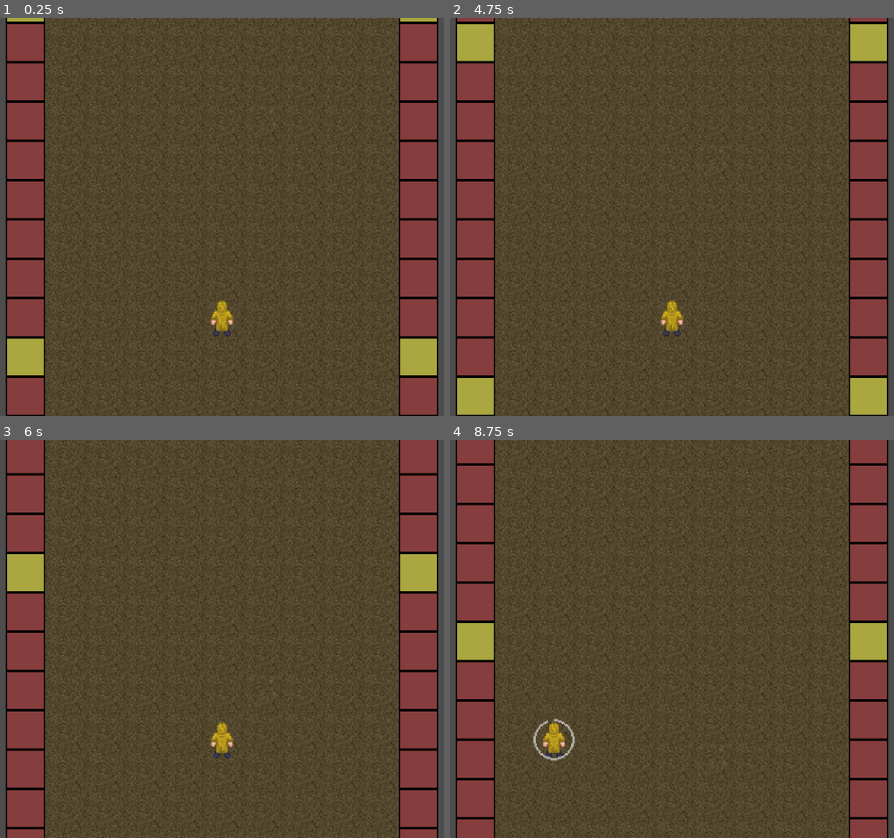
Above: before the commit, frames 1-4 (two rows, left to right).
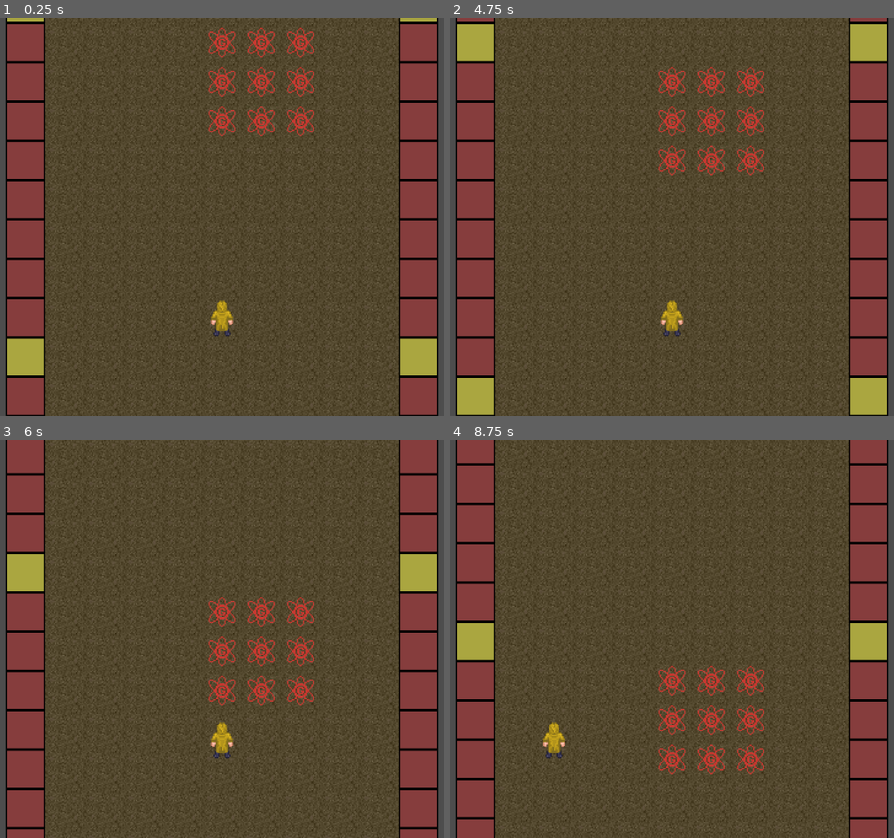
Above: after the commit, the same moments.

Repository: MoustachedMamba/RVCHRNNR
Game: Godot game, scene res://Game.tscn
Two runs of this game, one before a commit and one after it. Both use one fixed random seed, a clock stepped at 60 frames per second and the inputs below.
Inputs (mouse positions are in pixels of both pictures, inside the frame that each line leads up to):
- Up to frame 1 (0.25 s): no input
- Up to frame 2 (4.75 s): tap Enter at 0.5, 2, 3.5 s; move the mouse to (827, 197) at 0.52 s; hold A (a) 0.53-1.28 s; click (827, 197) at 0.67 s; tap C (c) at 0.8, 1.35 s; tap Space at 1.25, 2.75, 4.25 s; move the mouse to (529, 236) at 1.27 s; click (529, 236) at 1.42 s; tap D (d) at 1.55 s; move the mouse to (743, 129) at 2.02 s; hold D (d) 2.03-2.78 s; click (743, 129) at 2.3 s; move the mouse to (636, 296) at 2.77 s; click (636, 296) at 2.85 s; tap S (s) at 3.05 s; move the mouse to (885, 276) at 3.52 s; hold S (s) 3.53-4.28 s; click (885, 276) at 3.67 s; tap Shift (shift) at 3.8, 4.35 s; move the mouse to (458, 157) at 4.27 s; click (458, 157) at 4.42 s; tap W (w) at 4.55 s
- Up to frame 3 (6 s): move the mouse to (257, 639) at 5.02 s; hold W (w) 5.03-5.78 s; click (257, 639) at 5.17 s; tap Alt (stop, bound only after the commit) at 5.3, 5.85 s; move the mouse to (115, 539) at 5.77 s; click (115, 539) at 5.92 s
- Up to frame 4 (8.75 s): tap A (a) at 6.05 s; move the mouse to (827, 619) at 6.52 s; hold A (a) 6.53-7.28 s; click (827, 619) at 6.67 s; tap C (c) at 6.8, 7.35 s; move the mouse to (552, 738) at 7.27 s; click (552, 738) at 7.42 s; tap D (d) at 7.55 s; move the mouse to (632, 738) at 8.02 s; hold D (d) from 8.03 s (still down); click (632, 738) at 8.3 s

The runs differ from the first frame. In frame 1, 1.6% of the frame differs, in the area x 47-71%, y 2-30%; in frame 2, 1.6%; in frame 3, 1.6%; in frame 4, 1.8%, in the area x 18-71%, y 56-84%.

Commit message:
pizda obnova
ahui stoka fich!!1! (2)

Diff:
--- a/Game.tscn
+++ b/Game.tscn
@@ -1,8 +1,9 @@
-[gd_scene load_steps=6 format=3 uid="uid://dgteg88tqr32r"]
+[gd_scene load_steps=7 format=3 uid="uid://dgteg88tqr32r"]
 
 [ext_resource type="Script" path="res://Game.gd" id="1_7mxvr"]
 [ext_resource type="PackedScene" uid="uid://duycglnwfyku3" path="res://Scenes/Player.tscn" id="2_rroqc"]
 [ext_resource type="Script" path="res://MapController.gd" id="4_yb80y"]
+[ext_resource type="PackedScene" uid="uid://cxp7p0wlj2s8p" path="res://Scenes/Anomalies/Rvach.tscn" id="4_yw45p"]
 
 [sub_resource type="RectangleShape2D" id="RectangleShape2D_ktjp5"]
 size = Vector2(1089.94, 52.7043)
@@ -36,6 +37,9 @@
 position = Vector2(0, -448)
 shape = SubResource("RectangleShape2D_ktjp5")
 
+[node name="Rvach" parent="Map" instance=ExtResource("4_yw45p")]
+position = Vector2(32, -208)
+
 [node name="MainCamera" type="Camera2D" parent="." node_paths=PackedStringArray("player")]
 zoom = Vector2(2, 2)
 script = SubResource("GDScript_js3b4")
--- a/MapController.gd
+++ b/MapController.gd
@@ -2,6 +2,9 @@
 
 
 signal step_finished
+
+
+var CURRENT_OFFSET: = Vector2(0.0, 320)
 
 
 @export var player: CharacterBody2D
@@ -27,14 +30,15 @@
 
 
 func make_step():
+	CURRENT_OFFSET -= Vector2(0, 32)
 	var tween := create_tween()
 	tween.tween_property(self, "position", Vector2(position.x, position.y + 32), 1 / STEP_SPEED)
+	print(tween)
 	await tween.finished
 	step_finished.emit()
 
 
 func spawn_new_chunk():
-	print("Spawned new chunk.")
 	var new_chunk := CHUNK.instantiate()
 	new_chunk.position.y = -288 * CHUNK_COUNTER
 	new_chunk.position.x = -176
@@ -43,7 +47,6 @@
 	CHUNK_COUNTER += 1
 	if CHUNK_COUNTER > 3:
 		var chunk_to_delete = CHUNK_LIST.pop_front()
-		print("Deleteting chunk!")
 		chunk_to_delete.queue_free()
 
 
--- /dev/null
+++ b/Scenes/Anomalies/Rvach.gd
@@ -0,0 +1,59 @@
+extends Node2D
+
+
+enum {UP, UPRIGHT, RIGHT, DOWNRIGHT, DOWN, DOWNLEFT, LEFT, UPLEFT}
+
+
+@onready var map = get_parent()
+@onready var suction_area: Area2D = $SuctionArea
+@onready var kill_zone: Area2D = $KillZone
+@onready var vsos_timer: Timer = $VsosTimer
+
+
+@onready var inner_push_zones: Dictionary = {
+	UP: $InnerPushZones/Up,
+	UPRIGHT: $InnerPushZones/UpRight,
+	RIGHT: $InnerPushZones/Right,
+	DOWNRIGHT: $InnerPushZones/DownRight,
+	DOWN: $InnerPushZones/Down,
+	DOWNLEFT: $InnerPushZones/DownLeft,
+	LEFT: $InnerPushZones/Left,
+	UPLEFT: $InnerPushZones/UpLeft
+}
+
+
+func _on_suction_area_body_entered(body):
+	if body.name == "Player":
+		if body.is_crawling:
+			await body.crawl_finished
+		elif body.is_moving:
+			await map.step_finished
+	suck(body)
+	activate()
+
+
+func suck(body):
+	if body.name == "Player":
+		body.lock_controls(true, true, false)
+		body.state_machine.change_state("Prone")
+		body.stop_tweens()
+	print("VSOS")
+	var tween := create_tween()
+	tween.tween_property(body, "position", self.position + map.position + Vector2(0, 0), 0.1)
+	await tween.finished
+
+
+func push_out(body):
+	pass
+
+
+func activate():
+	vsos_timer.start()
+	await vsos_timer.timeout
+	for body in suction_area.get_overlapping_bodies():
+		suck(body)
+	vsos_timer.start()
+	await vsos_timer.timeout
+	for body in kill_zone.get_overlapping_bodies():
+		print("LOPAEMSYA")
+		body.LOPNUT()
--- a/Scenes/Anomalies/Rvach.tscn
+++ b/Scenes/Anomalies/Rvach.tscn
@@ -1,68 +1,169 @@
-[gd_scene load_steps=3 format=3 uid="uid://cxp7p0wlj2s8p"]
+[gd_scene load_steps=6 format=3 uid="uid://cxp7p0wlj2s8p"]
 
 [ext_resource type="Texture2D" uid="uid://bel1pmyvc0ou1" path="res://Assets/Sprites/anomalies.png" id="1_ao8er"]
+[ext_resource type="Script" path="res://Scenes/Anomalies/Rvach.gd" id="1_tt5hc"]
 
 [sub_resource type="RectangleShape2D" id="RectangleShape2D_rn0ql"]
 size = Vector2(96, 96)
 
+[sub_resource type="RectangleShape2D" id="RectangleShape2D_03xiu"]
+
+[sub_resource type="RectangleShape2D" id="RectangleShape2D_7u140"]
+size = Vector2(32, 32)
+
 [node name="Rvach" type="Node2D"]
+script = ExtResource("1_tt5hc")
 
 [node name="Sprite" type="Node2D" parent="."]
 
 [node name="RedThing" type="Sprite2D" parent="Sprite"]
+z_index = 3
 texture = ExtResource("1_ao8er")
 hframes = 7
 frame = 2
 
 [node name="RedThing2" type="Sprite2D" parent="Sprite"]
+z_index = 3
 position = Vector2(-32, 0)
 texture = ExtResource("1_ao8er")
 hframes = 7
 frame = 2
 
 [node name="RedThing3" type="Sprite2D" parent="Sprite"]
+z_index = 3
 position = Vector2(-32, -32)
 texture = ExtResource("1_ao8er")
 hframes = 7
 frame = 2
 
 [node name="RedThing4" type="Sprite2D" parent="Sprite"]
+z_index = 3
 position = Vector2(0, 32)
 texture = ExtResource("1_ao8er")
 hframes = 7
 frame = 2
 
 [node name="RedThing5" type="Sprite2D" parent="Sprite"]
+z_index = 3
 position = Vector2(32, 32)
 texture = ExtResource("1_ao8er")
 hframes = 7
 frame = 2
 
 [node name="RedThing6" type="Sprite2D" parent="Sprite"]
+z_index = 3
 position = Vector2(32, 0)
 texture = ExtResource("1_ao8er")
 hframes = 7
 frame = 2
 
 [node name="RedThing7" type="Sprite2D" parent="Sprite"]
+z_index = 3
 position = Vector2(32, -32)
 texture = ExtResource("1_ao8er")
 hframes = 7
 frame = 2
 
 [node name="RedThing8" type="Sprite2D" parent="Sprite"]
+z_index = 3
 position = Vector2(0, -32)
 texture = ExtResource("1_ao8er")
 hframes = 7
 frame = 2
 
 [node name="RedThing9" type="Sprite2D" parent="Sprite"]
+z_index = 3
 position = Vector2(-32, 32)
 texture = ExtResource("1_ao8er")
 hframes = 7
 frame = 2
 
-[node name="Area2D" type="Area2D" parent="."]
+[node name="SuctionArea" type="Area2D" parent="."]
 
-[node name="CollisionShape2D" type="CollisionShape2D" parent="Area2D"]
+[node name="CollisionShape2D" type="CollisionShape2D" parent="SuctionArea"]
 shape = SubResource("RectangleShape2D_rn0ql")
+
+[node name="KillZone" type="Area2D" parent="."]
+
+[node name="CollisionShape2D" type="CollisionShape2D" parent="KillZone"]
+shape = SubResource("RectangleShape2D_03xiu")
+
+[node name="InnerPushZones" type="Node2D" parent="."]
+
+[node name="Up" type="Area2D" parent="InnerPushZones"]
+position = Vector2(0, -32)
+
+[node name="CollisionShape2D" type="CollisionShape2D" parent="InnerPushZones/Up"]
+shape = SubResource("RectangleShape2D_7u140")
+
+[node name="RayCast2D" type="RayCast2D" parent="InnerPushZones/Up"]
+target_position = Vector2(0, -32)
+
+[node name="UpRight" type="Area2D" parent="InnerPushZones"]
+position = Vector2(32, -32)
+
+[node name="CollisionShape2D" type="CollisionShape2D" parent="InnerPushZones/UpRight"]
+shape = SubResource("RectangleShape2D_7u140")
+
+[node name="RayCast2D" type="RayCast2D" parent="InnerPushZones/UpRight"]
+target_position = Vector2(32, -32)
+
+[node name="Right" type="Area2D" parent="InnerPushZones"]
+position = Vector2(32, 0)
+
+[node name="CollisionShape2D" type="CollisionShape2D" parent="InnerPushZones/Right"]
+shape = SubResource("RectangleShape2D_7u140")
+
+[node name="RayCast2D" type="RayCast2D" parent="InnerPushZones/Right"]
+target_position = Vector2(32, 0)
+
+[node name="DownRight" type="Area2D" parent="InnerPushZones"]
+position = Vector2(32, 32)
+
+[node name="CollisionShape2D" type="CollisionShape2D" parent="InnerPushZones/DownRight"]
+shape = SubResource("RectangleShape2D_7u140")
+
+[node name="RayCast2D" type="RayCast2D" parent="InnerPushZones/DownRight"]
+target_position = Vector2(32, 32)
+
+[node name="Down" type="Area2D" parent="InnerPushZones"]
+position = Vector2(0, 32)
+
+[node name="CollisionShape2D" type="CollisionShape2D" parent="InnerPushZones/Down"]
+shape = SubResource("RectangleShape2D_7u140")
+
+[node name="RayCast2D" type="RayCast2D" parent="InnerPushZones/Down"]
+target_position = Vector2(0, 32)
+
+[node name="DownLeft" type="Area2D" parent="InnerPushZones"]
+position = Vector2(-32, 32)
+
+[node name="CollisionShape2D" type="CollisionShape2D" parent="InnerPushZones/DownLeft"]
+shape = SubResource("RectangleShape2D_7u140")
+
+[node name="RayCast2D" type="RayCast2D" parent="InnerPushZones/DownLeft"]
+target_position = Vector2(-32, 32)
+
+[node name="Left" type="Area2D" parent="InnerPushZones"]
+position = Vector2(-32, 0)
+
+[node name="CollisionShape2D" type="CollisionShape2D" parent="InnerPushZones/Left"]
+shape = SubResource("RectangleShape2D_7u140")
+
+[node name="RayCast2D" type="RayCast2D" parent="InnerPushZones/Left"]
+target_position = Vector2(-32, 0)
+
+[node name="UpLeft" type="Area2D" parent="InnerPushZones"]
+position = Vector2(-32, -32)
+
+[node name="CollisionShape2D" type="CollisionShape2D" parent="InnerPushZones/UpLeft"]
+shape = SubResource("RectangleShape2D_7u140")
+
+[node name="RayCast2D" type="RayCast2D" parent="InnerPushZones/UpLeft"]
+target_position = Vector2(-32, -32)
+
+[node name="VsosTimer" type="Timer" parent="."]
+wait_time = 2.0
+one_shot = true
+
+[connection signal="body_entered" from="SuctionArea" to="." method="_on_suction_area_body_entered"]
--- a/Scenes/DeathScreen.tscn
+++ b/Scenes/DeathScreen.tscn
@@ -3,9 +3,15 @@
 [ext_resource type="Texture2D" uid="uid://c8g054a2okjc0" path="res://Assets/Sprites/deathscreen.PNG" id="1_ghd5x"]
 
 [node name="DeathScreen" type="TextureRect"]
+z_index = 100
 anchors_preset = 15
 anchor_right = 1.0
 anchor_bottom = 1.0
+offset_left = -104.0
+offset_top = -128.0
+offset_right = -12.0
+offset_bottom = -128.0
 grow_horizontal = 2
 grow_vertical = 2
 texture = ExtResource("1_ghd5x")
+stretch_mode = 3
--- a/Scenes/FSM/PlayerController/Moving.gd
+++ b/Scenes/FSM/PlayerController/Moving.gd
@@ -22,19 +22,19 @@
 		await player.step_timer.timeout
 		player.strafe_locked = false
 		player.step_locked = false
-		state_machine._transition_to_next_state(LOOKING)
+		state_machine.change_state(LOOKING)
 
 	if _event.is_action_pressed("shift"):
 		await player.step_timer.timeout
-		state_machine._transition_to_next_state(RUNNING)
+		state_machine.change_state(RUNNING)
 
 	if Input.is_action_just_released("shift"):
 		await player.step_timer.timeout
-		state_machine._transition_to_next_state(MOVING)
+		state_machine.change_state(MOVING)
 
 	if _event.is_action_pressed("c"):
 		if player.is_moving:
 			await player.map.step_finished
-			state_machine._transition_to_next_state(PRONE)
+			state_machine.change_state(PRONE)
 		else:
-			state_machine._transition_to_next_state(PRONE)
+			state_machine.change_state(PRONE)
--- a/Scenes/FSM/PlayerController/Prone.gd
+++ b/Scenes/FSM/PlayerController/Prone.gd
@@ -5,8 +5,11 @@
 	player.LEFT: _left_crawl,
 	player.RIGHT: _right_crawl,
 	player.UP: _up_crawl,
-	player.RIGHTUP: _rightup_crawl,
-	player.LEFTUP: _leftup_crawl
+	player.UPRIGHT: _rightup_crawl,
+	player.UPLEFT: _leftup_crawl,
+	player.DOWNRIGHT: _rightdown_crawl,
+	player.DOWNLEFT: _leftdown_crawl,
+	player.DOWN: _down_crawl
 }
 
 
@@ -16,10 +19,8 @@
 
 func handle_input(_event: InputEvent) -> void:
 	if _event.is_action_pressed("c"):
-		var tween := create_tween()
-		tween.tween_property(player.progress_bar, "value", 100, 1)
-		await tween.finished
-		player.progress_bar.value = 0
+		player.stand()
+		await player.stand_finished
 		state_machine._transition_to_next_state(MOVING)
 
 
@@ -34,24 +35,12 @@
 func enter(previous_state_path: String, data := {}) -> void:
 	for key in dic.keys():
 		player.area[key].input_event.connect(dic[key])
-
-	player.strafe_locked = true
-	player.step_locked = true
-	var tween := create_tween()
-	tween.tween_property(player.sprite, "rotation", 90 * PI / 180, 0.1)
-	await tween.finished
+	player.fall()
 
 
 func exit() -> void:
 	for key in dic.keys():
 		player.area[key].input_event.disconnect(dic[key])
-
-	player.strafe_locked = false
-	player.step_locked = false
-	var tween := create_tween()
-	tween.tween_property(player.sprite, "rotation", 0, 0.1)
-	await tween.finished
-
 
 
 func _left_crawl(_viewport: Node, _event: InputEvent, _shape_idx: int):
@@ -71,9 +60,24 @@
 
 func _leftup_crawl(_viewport: Node, _event: InputEvent, _shape_idx: int):
 	if _event.is_action_pressed("leftclick") and not player.is_moving:
-		player.crawl(player.LEFTUP)
+		player.crawl(player.UPLEFT)
 
 
 func _rightup_crawl(_viewport: Node, _event: InputEvent, _shape_idx: int):
 	if _event.is_action_pressed("leftclick") and not player.is_moving:
-		player.crawl(player.RIGHTUP)
+		player.crawl(player.UPRIGHT)
+
+
+func _down_crawl(_viewport: Node, _event: InputEvent, _shape_idx: int):
+	if _event.is_action_pressed("leftclick") and not player.is_moving:
+		player.crawl(player.DOWN)
+
+
+func _leftdown_crawl(_viewport: Node, _event: InputEvent, _shape_idx: int):
+	if _event.is_action_pressed("leftclick") and not player.is_moving:
+		player.crawl(player.DOWNLEFT)
+
+
+func _rightdown_crawl(_viewport: Node, _event: InputEvent, _shape_idx: int):
+	if _event.is_action_pressed("leftclick") and not player.is_moving:
+		player.crawl(player.DOWNRIGHT)
--- a/Scenes/FSM/PlayerController/Running.gd
+++ b/Scenes/FSM/PlayerController/Running.gd
@@ -22,5 +22,6 @@
 
 
 func exit() -> void:
+#	await player.run_timer.timeout  # Is it needed?
 	player.strafe_locked = false
 	player.run_timer.timeout.disconnect(player.make_step)
--- a/Scenes/FSM/StateMachine.gd
+++ b/Scenes/FSM/StateMachine.gd
@@ -12,7 +12,6 @@
 		state_node.finished.connect(_transition_to_next_state)
 	await owner.ready
 	state.enter("")
-	print("READY")
 
 
 func _unhandled_input(event: InputEvent) -> void:
@@ -35,3 +34,14 @@
 	state.exit()
 	state = get_node(target_state_path)
 	state.enter(previous_state_path, data)
+
+
+# TODO: Refactor code to use this func instead of _transition_to_next_state
+func change_state(target_state_path: String, data: Dictionary = {}) -> void:
+	if not has_node(target_state_path):
+		printerr(owner.name + ": State does not exist! " + target_state_path)
+		return
+	var previous_state_path := state.name
+	state.exit()
+	state = get_node(target_state_path)
+	state.enter(previous_state_path, data)
--- a/Scenes/Player.gd
+++ b/Scenes/Player.gd
@@ -1,60 +1,103 @@
 extends CharacterBody2D
 
+signal step_finished
+signal crawl_finished
+signal stand_finished
+signal force_move_finished
+
 
 enum DIRECTION {LEFT, RIGHT}
-enum {LEFT, RIGHT, LEFTUP, RIGHTUP, UP}
+enum {UP, UPRIGHT, RIGHT, DOWNRIGHT, DOWN, DOWNLEFT, LEFT, UPLEFT}
 
 @export var map: Node2D
 @export var speed: float = 25.0
 
-@onready var sprite = $Sprite2D
-
-@onready var run_timer = $RunTimer
+@onready var sprite: Sprite2D = $Sprite2D
+
+@onready var run_timer: Timer = $RunTimer
 @onready var step_timer: Timer = $StepTimer
 
+# Это пиздец
 @onready var left_raycast: RayCast2D = $Ray/LeftRayCast
 @onready var right_raycast: RayCast2D = $Ray/RightRayCast
 @onready var forward_raycast: RayCast2D = $Ray/ForwardRayCast
 @onready var leftup_raycast: RayCast2D = $Ray/LeftUpRayCast
 @onready var rightup_raycast: RayCast2D = $Ray/RightUpRayCast
+@onready var down_raycast: RayCast2D = $Ray/DownRayCast
+@onready var rightdown_raycast: RayCast2D = $Ray/RightDownRayCast
+@onready var leftdown_raycast: RayCast2D = $Ray/LeftDownRayCast
+
+
 @onready var ray: Dictionary = {
 	LEFT: left_raycast,
 	RIGHT: right_raycast,
-	LEFTUP: leftup_raycast,
-	RIGHTUP: rightup_raycast,
-	UP: forward_raycast
+	UPLEFT: leftup_raycast,
+	UPRIGHT: rightup_raycast,
+	UP: forward_raycast,
+	DOWNLEFT: leftdown_raycast,
+	DOWNRIGHT: rightdown_raycast,
+	DOWN: down_raycast
 }
 
+# Это тоже
 @onready var left_area = $Areas/Left
 @onready var right_area = $Areas/Right
 @onready var up_area = $Areas/Up
 @onready var left_up_area = $Areas/LeftUp
 @onready var right_up_area = $Areas/RightUp
+@onready var rightdown_area = $Areas/RightDown
+@onready var down_area = $Areas/Down
+@onready var leftdown_area = $Areas/LeftDown
+
+
+
 @onready var area: Dictionary = {
 	LEFT: left_area,
 	RIGHT: right_area,
 	UP: up_area,
-	LEFTUP: left_up_area,
-	RIGHTUP: right_up_area
+	UPLEFT: left_up_area,
+	UPRIGHT: right_up_area,
+	DOWNLEFT: leftdown_area,
+	DOWNRIGHT: rightdown_area,
+	DOWN: down_area
 }
 
 @onready var music: AudioStreamPlayer2D = $Music
+@onready var death_sound: AudioStreamPlayer = $Death
 @onready var progress_bar: TextureProgressBar = $ProgressBar
+
+
+
+@onready var state_machine: StateMachine = $StateMachine
 
 
 var strafe_locked: bool = false
 var step_locked: bool = false
+var crawl_locked: bool = false
 
 var is_moving: bool = false
 var is_strafing: bool = false
-
-
-func _unhandled_input(event):
+var is_crawling: bool = false
+
+# TWEENS
+@onready var strafe_tween: Tween
+@onready var crawl_tween: Tween
+@onready var fall_tween: Tween
+@onready var stand_tween: Tween
+
+
+# Interface
+@onready var deathscreen := preload("res://Scenes/DeathScreen.tscn")
+
+
+func _unhandled_input(event) -> void:
 	if event.is_action_pressed("esc"):
 		get_tree().quit()
-
-
-func strafe(dir: DIRECTION):
+	if event.is_action_pressed("stop"):
+		stop_tweens()
+
+
+func strafe(dir: DIRECTION) -> void:
 	var new_pos: float
 
 	left_raycast.force_raycast_update()
@@ -76,15 +119,15 @@
 			return
 		new_pos = self.position.x + 32
 	is_strafing = true
-	var tween := create_tween()
-	tween.tween_property(self, "position:x", new_pos, 1 / speed)
+	strafe_tween = create_tween()
+	strafe_tween.tween_property(self, "position:x", new_pos, 1 / speed)
 	strafe_locked = true
-	await tween.finished
+	await strafe_tween.finished
 	is_strafing = false
 	strafe_locked = false
 
 
-func make_step():
+func make_step() -> void:
 	forward_raycast.force_raycast_update()
 	if step_locked or forward_raycast.is_colliding():
 		return
@@ -96,38 +139,106 @@
 	map.make_step()
 	await map.step_finished
 	is_moving = false
+	step_finished.emit()
 
 
 func crawl(dir) -> void:
+	if crawl_locked:
+		return
+	lock_controls(true, true, true)
 	var pos_delta: Dictionary = {
 		LEFT: Vector2(-32, 0),
 		UP: Vector2(0, -32),
 		RIGHT: Vector2(32, 0),
-		LEFTUP: Vector2(-32, -32),
-		RIGHTUP: Vector2(32, -32)
+		UPLEFT: Vector2(-32, -32),
+		UPRIGHT: Vector2(32, -32),
+		DOWN: Vector2(0, 32),
+		DOWNRIGHT: Vector2(32, 32),
+		DOWNLEFT: Vector2(-32, 32)
 	}
-	var tween := create_tween()
-	tween.tween_property(progress_bar, "value", 100, 1)
+	for k in ray.keys():
+		ray[k].force_raycast_update()
+	if ray[dir].is_colliding():
+		return
+	is_crawling = true
+	crawl_tween = create_tween()
+	crawl_tween.tween_property(progress_bar, "value", 100, 1)
+	await crawl_tween.finished
+
+	var tween = create_tween()
+	is_moving = true
+	lock_controls()
+	tween.tween_property(self, "position", position + pos_delta[dir], 0.1)
 	await tween.finished
-	force_move(self.position + pos_delta[dir], 10)
+	unlock_controls()
+	is_moving = false
 	progress_bar.value = 0
-
-
-func force_move(pos: Vector2, speed: float) -> void:
-	var tween := create_tween()
+	is_crawling = false
+	crawl_finished.emit()
+
+
+func stop_crawl():
+	if crawl_tween:
+		if crawl_tween.is_running():
+			crawl_tween.kill()
+			progress_bar.value = 0
+
+
+func fall() -> void:
+	lock_controls(true, true, false)
+	var fall_tween = create_tween()
+	fall_tween.tween_property(sprite, "rotation", 90 * PI / 180, 0.1)
+	await fall_tween.finished
+
+
+func stand() -> void:
+	stand_tween = create_tween()
+	stand_tween.tween_property(progress_bar, "value", 100, 1)
+	await stand_tween.finished
+	progress_bar.value = 0
+	lock_controls(false, false, true)
+	var tween = create_tween()
+	tween.tween_property(sprite, "rotation", 0, 0.1)
+	await tween.finished
+	stand_finished.emit()
+
+
+func stop_stand() -> void:
+	if stand_tween:
+		if stand_tween.is_running():
+			stand_tween.kill()
+			progress_bar.value = 0
+
+
+func force_move(pos: Vector2, move_speed: float) -> void:
+	var tween = create_tween()
 	is_moving = true
-	_lock_controls()
-	tween.tween_property(self, "position", pos, 1 / speed)
+	lock_controls()
+	tween.tween_property(self, "position", pos, 1 / move_speed)
 	await tween.finished
-	_unlock_controls()
+	unlock_controls()
 	is_moving = false
 
 
-func _lock_controls() -> void:
-	step_locked = true
-	strafe_locked = true
-
-
-func _unlock_controls() -> void:
-	step_locked = false
-	strafe_locked = false
+func lock_controls(lc_step: bool = true, lc_strafe: bool = true, lc_crawl: bool = true) -> void:
+	step_locked = lc_step
+	strafe_locked = lc_strafe
+	crawl_locked = lc_crawl
+
+
+func unlock_controls(step: bool = true, strafe: bool = true, crawl: bool = true) -> void:
+	step_locked = !step
+	strafe_locked = !strafe
+	crawl_locked = !crawl
+
+
+func stop_tweens():
+	stop_crawl()
+	stop_stand()
+
+
+func LOPNUT():
+	var ds := deathscreen.instantiate()
+	music.stop()
+	death_sound.play()
+	self.add_child(ds)
--- a/Scenes/Player.tscn
+++ b/Scenes/Player.tscn
@@ -10,6 +10,7 @@
 [ext_resource type="Script" path="res://Scenes/FSM/PlayerController/Running.gd" id="8_aa2ku"]
 [ext_resource type="Script" path="res://Scenes/FSM/PlayerController/Looking.gd" id="8_wkhrb"]
 [ext_resource type="Script" path="res://Scenes/FSM/PlayerController/Prone.gd" id="9_varcg"]
+[ext_resource type="AudioStream" uid="uid://c7f3numlqk87o" path="res://Assets/Sounds/death.mp3" id="11_8hw8f"]
 
 [sub_resource type="RectangleShape2D" id="RectangleShape2D_ppbvu"]
 size = Vector2(30, 30)
@@ -23,11 +24,6 @@
 
 [node name="PlayerCollision" type="CollisionShape2D" parent="."]
 shape = SubResource("RectangleShape2D_ppbvu")
-
-[node name="Music" type="AudioStreamPlayer2D" parent="."]
-stream = ExtResource("3_r6ajn")
-attenuation = 1e-05
-parameters/looping = true
 
 [node name="Sprite2D" type="Sprite2D" parent="."]
 texture = ExtResource("2_gyfow")
@@ -48,6 +44,15 @@
 
 [node name="RightUpRayCast" type="RayCast2D" parent="Ray"]
 target_position = Vector2(32, -32)
+
+[node name="DownRayCast" type="RayCast2D" parent="Ray"]
+target_position = Vector2(0, 32)
+
+[node name="RightDownRayCast" type="RayCast2D" parent="Ray"]
+target_position = Vector2(32, 32)
+
+[node name="LeftDownRayCast" type="RayCast2D" parent="Ray"]
+target_position = Vector2(-32, 32)
 
 [node name="Areas" type="Node2D" parent="."]
 
@@ -91,6 +96,30 @@
 [node name="CollisionShape2D" type="CollisionShape2D" parent="Areas/RightUp"]
 shape = SubResource("RectangleShape2D_q7c4t")
 
+[node name="RightDown" type="Area2D" parent="Areas"]
+position = Vector2(32, 32)
+collision_layer = 16
+collision_mask = 16
+
+[node name="CollisionShape2D" type="CollisionShape2D" parent="Areas/RightDown"]
+shape = SubResource("RectangleShape2D_q7c4t")
+
+[node name="Down" type="Area2D" parent="Areas"]
+position = Vector2(0, 32)
+collision_layer = 16
+collision_mask = 16
+
+[node name="CollisionShape2D" type="CollisionShape2D" parent="Areas/Down"]
+shape = SubResource("RectangleShape2D_q7c4t")
+
+[node name="LeftDown" type="Area2D" parent="Areas"]
+position = Vector2(-32, 32)
+collision_layer = 16
+collision_mask = 16
+
+[node name="CollisionShape2D" type="CollisionShape2D" parent="Areas/LeftDown"]
+shape = SubResource("RectangleShape2D_q7c4t")
+
 [node name="StepTimer" type="Timer" parent="."]
 wait_time = 0.462
 
@@ -127,3 +156,11 @@
 offset_bottom = 17.0
 fill_mode = 4
 texture_progress = ExtResource("7_b82oc")
+
+[node name="Music" type="AudioStreamPlayer2D" parent="."]
+stream = ExtResource("3_r6ajn")
+attenuation = 1e-05
+parameters/looping = true
+
+[node name="Death" type="AudioStreamPlayer" parent="."]
+stream = ExtResource("11_8hw8f")
--- a/project.godot
+++ b/project.godot
@@ -70,6 +70,11 @@
 "events": [Object(InputEventMouseButton,"resource_local_to_scene":false,"resource_name":"","device":-1,"window_id":0,"a …(258 unchanged characters)…
 ]
 }
+stop={
+"deadzone": 0.5,
+"events": [Object(InputEventKey,"resource_local_to_scene":false,"resource_name":"","device":-1,"window_id":0,"alt_pressed":false,"shift_pressed":false,"ctrl_pressed":false,"meta_pressed":false,"pressed":false,"keycode":0,"physical_keycode":4194328,"key_label":0,"unicode":0,"location":0,"echo":false,"script":null)
+]
+}
 
 [rendering]
 
Not shown, added: Assets/Sounds/death.mp3.import
Not shown: 1 places in Scenes/Player.tscn that only renumber resources
Not shown, added: Assets/Sounds/death.mp3
